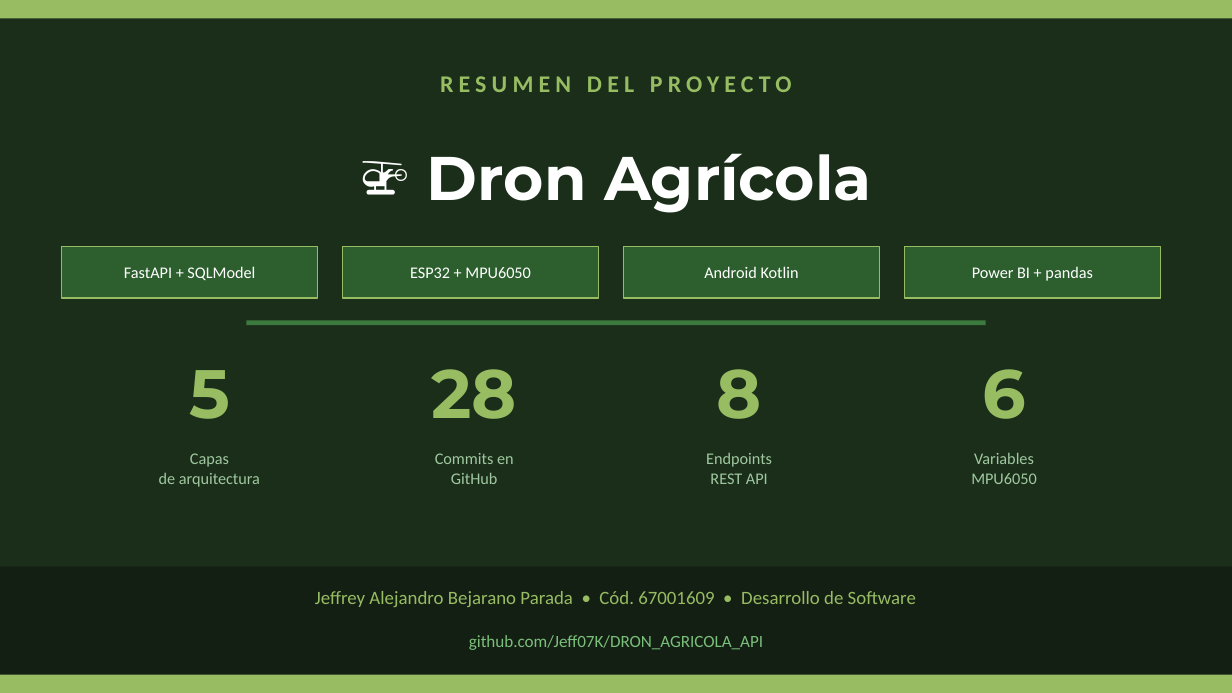
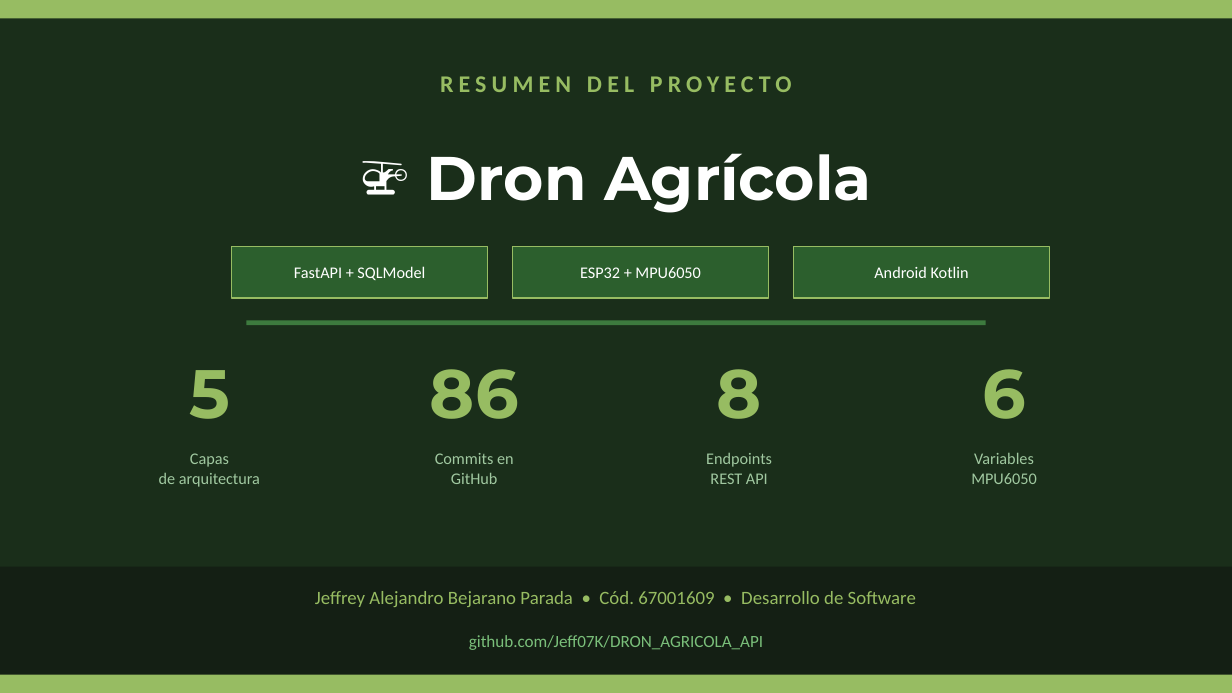
Before and after one commit to Jeff07K/DRON_AGRICOLA_API, a slide deck: slide 8 of documents/Dron_Agricola_PI.pptx. Drawn at 1232x693 pixels with LibreOffice and Linux fonts; fonts in the diff are those of the drawing. Boxes give left, top, right and bottom in pixels: in the first picture for what was removed or moved away, otherwise in the second. Text is boxed around its words. In the diff, an @@ line names an element or a change of style, - is before the commit and + after.

```diff
--- a/documents/Dron_Agricola_PI.pptx
+++ b/documents/Dron_Agricola_PI.pptx
@@ rectangle removed at (x1=62, y1=246, x2=318, y2=298) @@
@@ 3 texts moved together from (x1=124, y1=266, x2=799, y2=280) to (x1=294, y1=266, x2=969, y2=280) @@
@@ 3 rectangles moved together from (x1=342, y1=246, x2=1161, y2=298) to (x1=232, y1=246, x2=1050, y2=298) @@
@@ text removed at (x1=972, y1=266, x2=1092, y2=281) @@
-Power BI + pandas
@@ text at (x1=430, y1=369, x2=519, y2=419): text changed @@
-28
+86
```
Also in this commit, not shown: 2 other slides changed, 2 other files.
